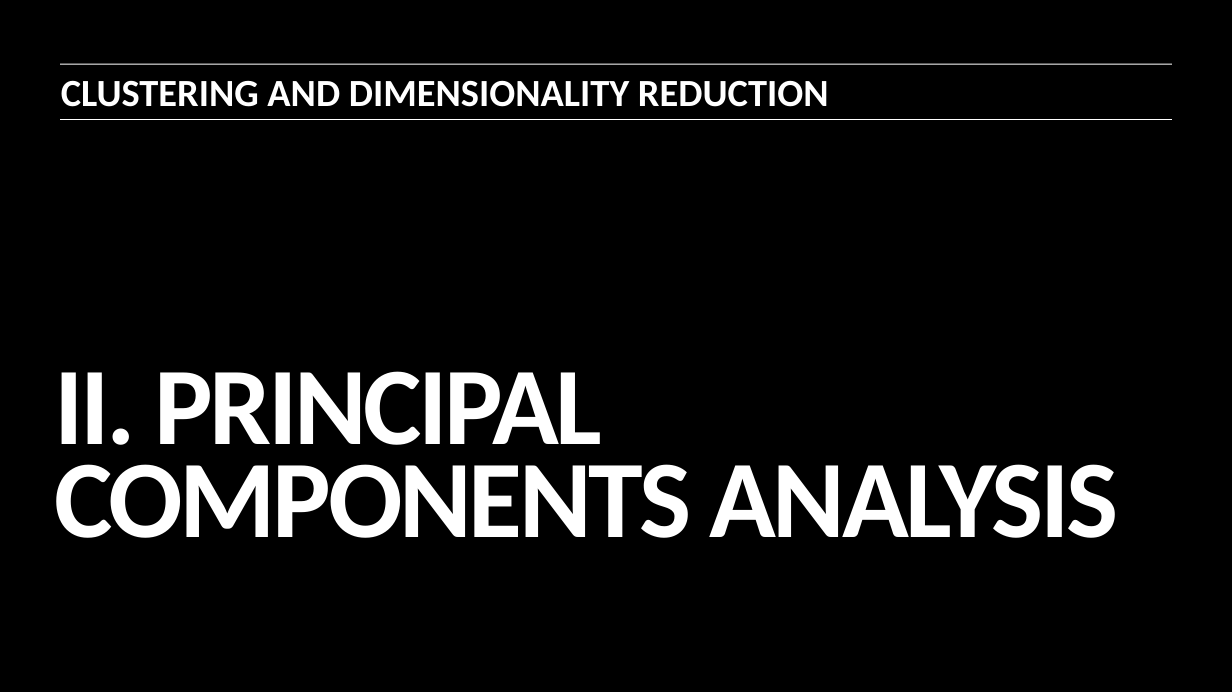
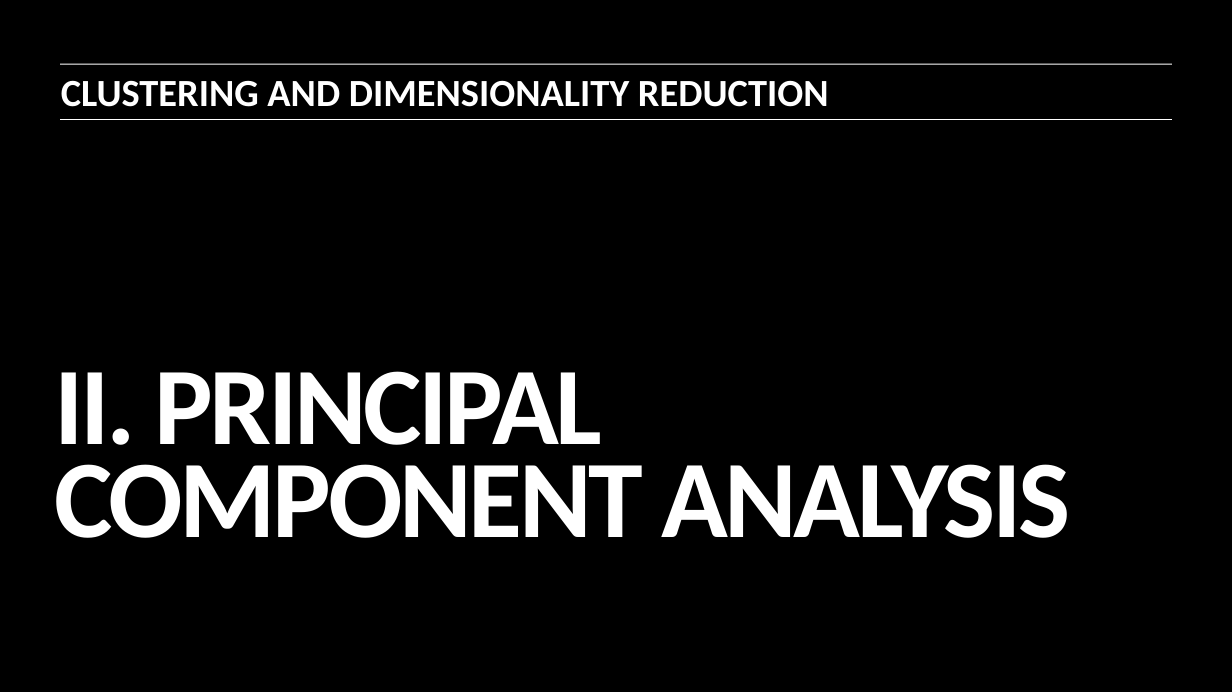
Before and after one commit to bbalin12/DAT5_BOS, a slide deck: slide 15 of slides/11_dimensionality_reduction_and_clustering.pptx. Drawn at 1232x692 pixels with LibreOffice and Linux fonts; fonts in the diff are those of the drawing. Boxes give left, top, right and bottom in pixels: in the first picture for what was removed or moved away, otherwise in the second. Text is boxed around its words. In the diff, an @@ line names an element or a change of style, - is before the commit and + after.

```diff
--- a/slides/11_dimensionality_reduction_and_clustering.pptx
+++ b/slides/11_dimensionality_reduction_and_clustering.pptx
@@ title at (54,371,1070,538): text changed @@
-II. PRINCIPAL COMPONENTS ANALYSIS
+II. PRINCIPAL COMPONENT ANALYSIS
```
Also in this commit, not shown: 11 other slides changed, 5 other files.
